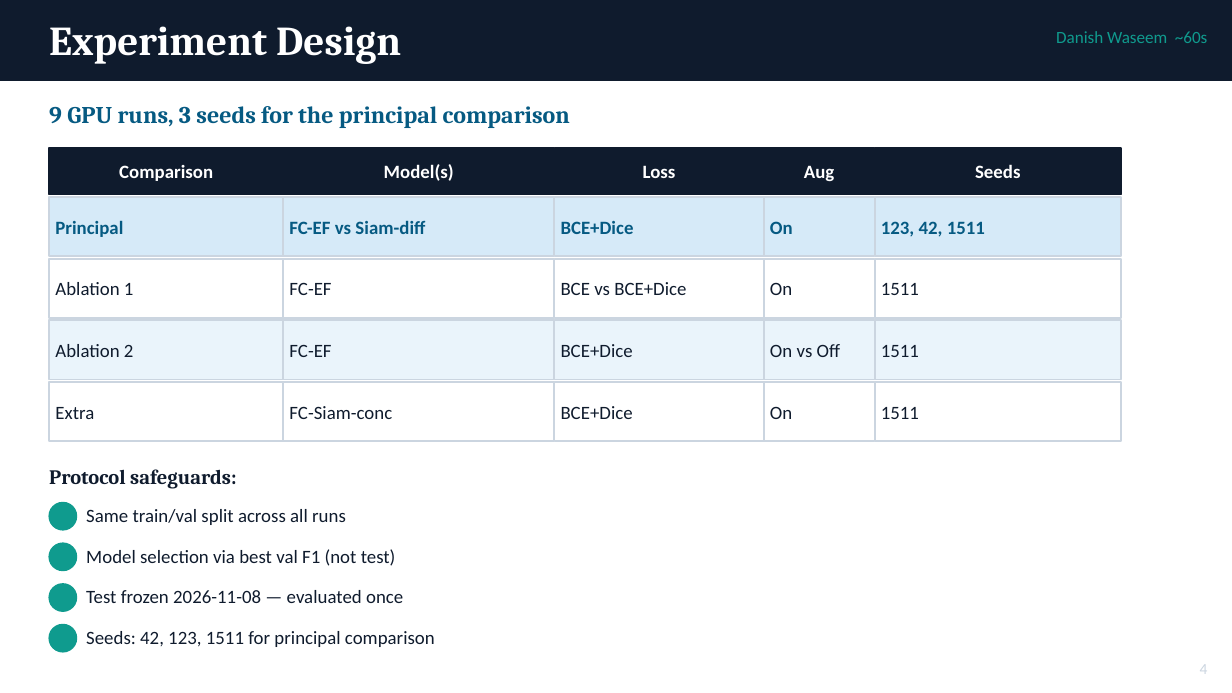
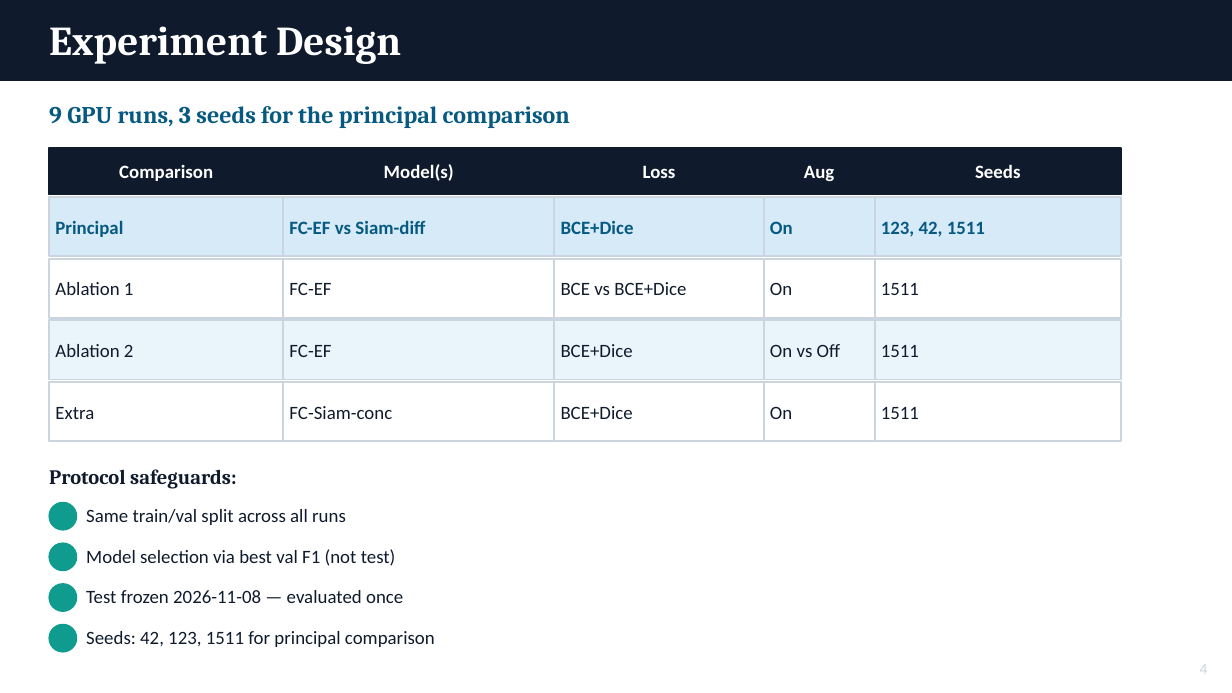
Before and after one commit to danwaseem/levir-change-detection, a slide deck: slide 5 of presentation/buildsafe_vision.pptx. Drawn at 1232x693 pixels with LibreOffice and Linux fonts; fonts in the diff are those of the drawing. Boxes give left, top, right and bottom in pixels: in the first picture for what was removed or moved away, otherwise in the second. Text is boxed around its words. In the diff, an @@ line names an element or a change of style, - is before the commit and + after.

```diff
--- a/presentation/buildsafe_vision.pptx
+++ b/presentation/buildsafe_vision.pptx
@@ text removed at [1056, 31, 1207, 43] @@
-Danish Waseem ~60s
```
Also in this commit, not shown: 6 other slides changed, 1 other file.
